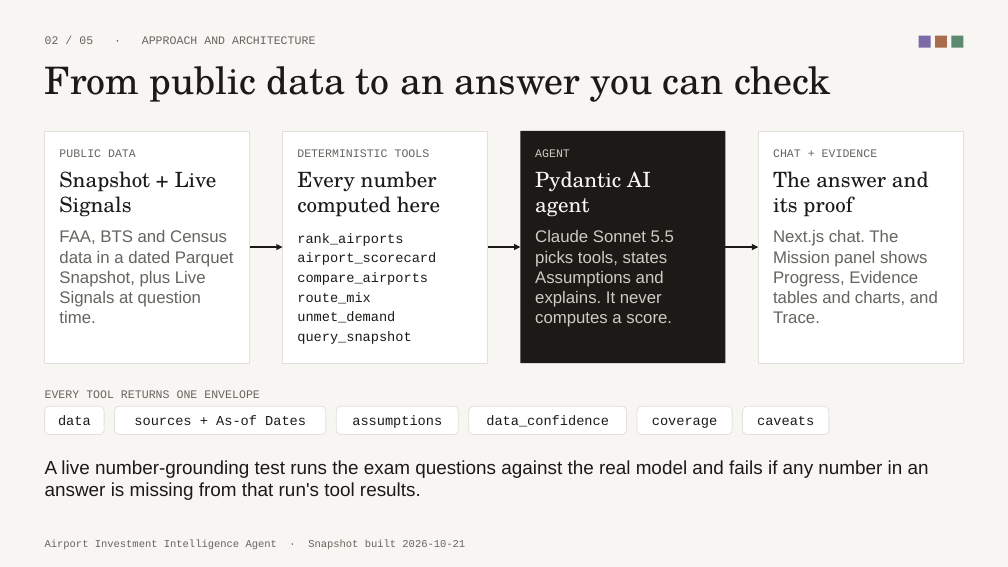
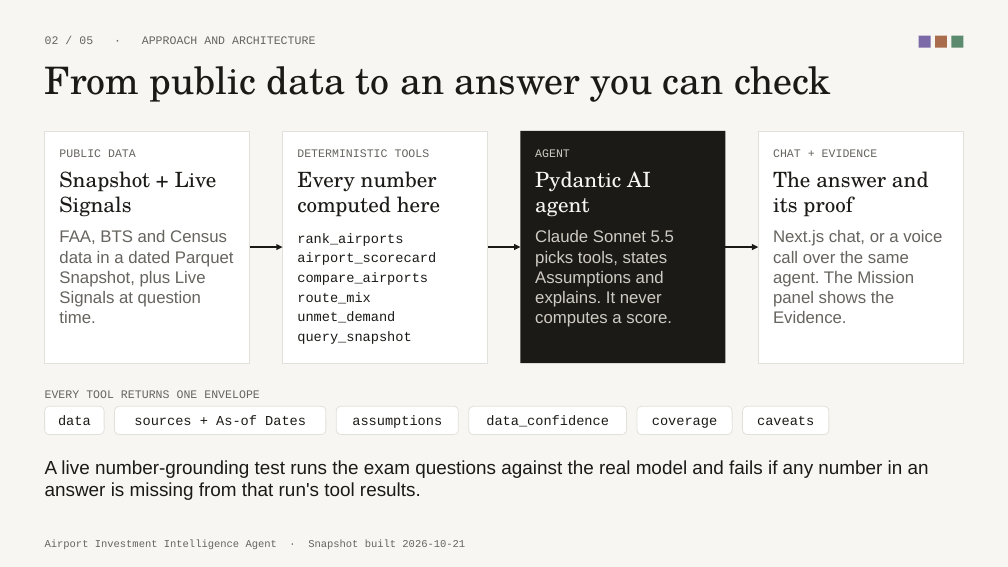
Before and after one commit to afek5/airport-investment-agent, a slide deck: slide 2 of docs/deck.pptx. Drawn at 1008x567 pixels with LibreOffice and Linux fonts; fonts in the diff are those of the drawing. Boxes give left, top, right and bottom in pixels: in the first picture for what was removed or moved away, otherwise in the second. Text is boxed around its words. In the diff, an @@ line names an element or a change of style, - is before the commit and + after.

```diff
--- a/docs/deck.pptx
+++ b/docs/deck.pptx
@@ text at [773, 230, 942, 323]: text changed @@
-Next.js chat. The Mission panel shows Progress, Evidence tables and charts, and Trace.
+Next.js chat, or a voice call over the same agent. The Mission panel shows the Evidence.
```
Also in this commit, not shown: 1 other slide changed, 1 other file.
